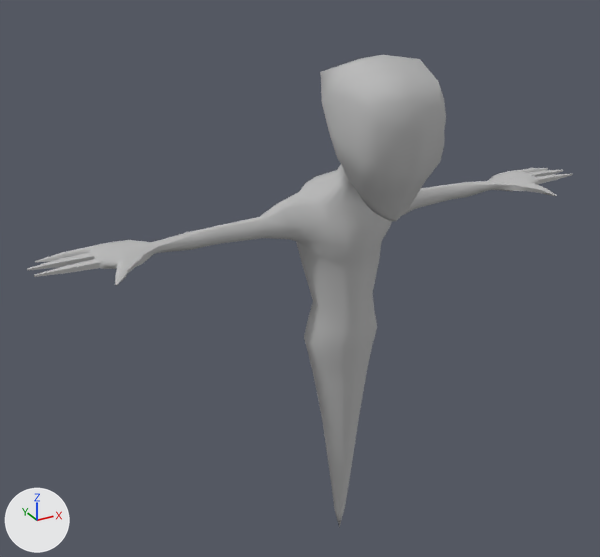
Two versions of the Blender file Assets/FBX/Enemy Models/Darkling.blend, one commit apart.
The view is the same before and after, from a camera (50 mm lens) standing at (-9.28, -15.25, 14.32) and looking at (-0.75, 0.25, 6.57). Every picture has the same lights, and +X, +Y and +Z are marked at lower left.

Names of what the first picture shows: 'darkling1:RoadKillOut'.
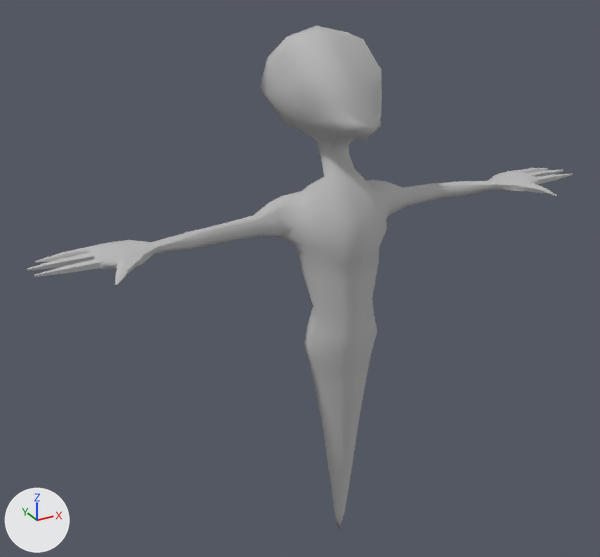
The newer file adds an action. The first version stands in its rest pose; the second is drawn at frame 1 of the action 'Take_Damage'.

Edits to the scene script, one JSON object a line:
```json
{"block": "bone_neck", "where": "bone_neck = bpy.data.objects['Darkling'].pose.bones['neck']  # child of 'MCH-neck.follow'"}
{"op": "set", "path": "bone_neck.rotation_euler", "old": "(0.0, 0.0, 0.0)", "new": "(-0.646, 0.0, 0.0)", "note": "degrees (0, 0, 0) -> degrees (-37, 0, 0)"}
{"block": "bone_shoulder_l", "where": "bone_shoulder_l = bpy.data.objects['Darkling'].pose.bones['shoulder.L']  # child of 'ORG-chest'"}
{"op": "set", "path": "bone_shoulder_l.rotation_euler", "old": "(0.0, 0.0, 0.0)", "new": "(0.0349, 0.0, 0.349)", "note": "degrees (0, 0, 0) -> degrees (2, 0, 20)"}
{"block": "bone_shoulder_r", "where": "bone_shoulder_r = bpy.data.objects['Darkling'].pose.bones['shoulder.R']  # child of 'ORG-chest'"}
{"op": "set", "path": "bone_shoulder_r.rotation_euler", "old": "(0.0, 0.0, 0.0)", "new": "(-0.0524, 0.0, -0.489)", "note": "degrees (0, 0, 0) -> degrees (-3, 0, -28)"}
{"block": "bone_head", "where": "bone_head = bpy.data.objects['Darkling'].pose.bones['head']  # child of 'MCH-head.socket2'"}
{"op": "set", "path": "bone_head.rotation_euler", "old": "(0.0, 0.0, 0.0)", "new": "(-0.995, 0.0, 0.0)", "note": "degrees (0, 0, 0) -> degrees (-57, 0, 0)"}
{"block": "bone_torso", "where": "bone_torso = bpy.data.objects['Darkling'].pose.bones['torso']  # child of 'root'"}
{"op": "set", "path": "bone_torso.location", "old": "(0.0, 0.0, 0.0)", "new": "(0.0, 0.0, -0.05)"}
```

Pixel boxes [x1, y1, x2, y2] of what changed, in the pictures (600 x 557 px):
```json
{"object": "darkling1:RoadKillOut", "change": "posed", "before": [27, 55, 573, 527], "after": [27, 26, 573, 531], "on screen": "7% taller"}
```
